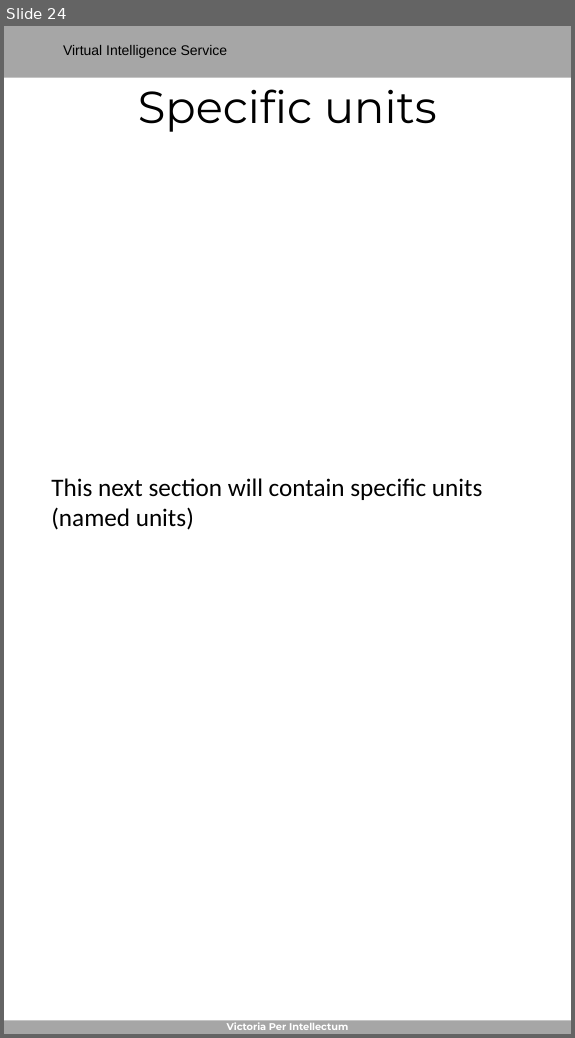
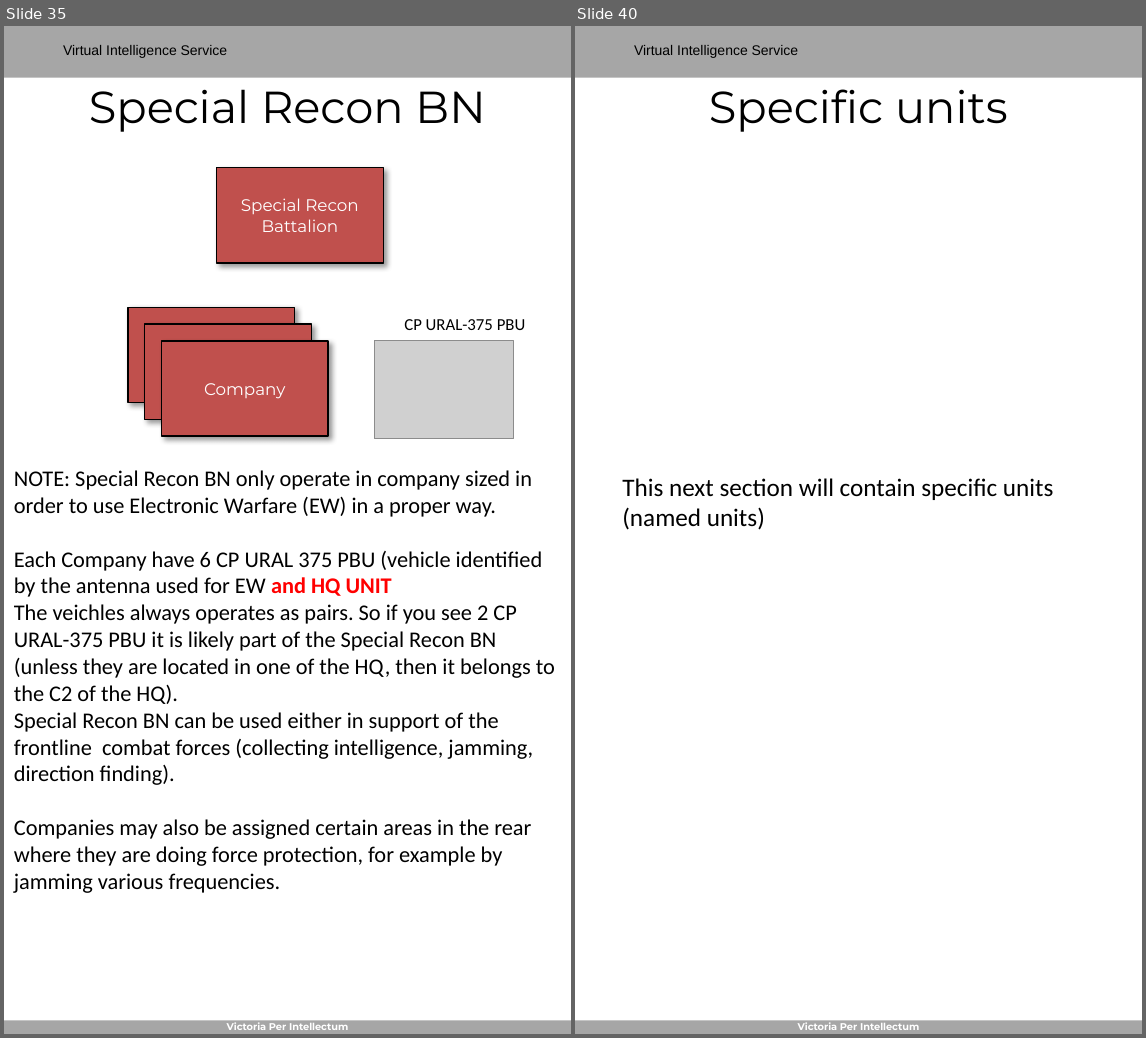
Before and after one commit to 132nd-vWing/ATRM_Brief, a slide deck: Files/VIS - Generic Order of Battle.pptx. Shown side by side, each under a label of ours: slide 24 before the commit, slides 35 and 40 after it; the slides between them are not shown. The pictures are 575x1038 and 1146x1038 pixels, drawn with LibreOffice and Linux fonts; fonts in the diff are those of the drawing; grey boxes stand for pictures; background and template pictures are left out. Boxes give left, top, right and bottom in pixels: in the first picture for what was removed or moved away, otherwise in the second. Text is boxed around its words. In the diff, an @@ line names an element or a change of style, - is before the commit and + after.

```diff
--- a/Files/VIS - Generic Order of Battle.pptx
+++ b/Files/VIS - Generic Order of Battle.pptx
@@ slide 35 added at bbox=[4, 26, 571, 1034], background #FFFFFF; not listed: 4 template elements that a slide beside it also shows @@
@@ title added at bbox=[89, 89, 485, 132], 32 pt, text #000000 @@
+Special Recon BN
@@ rectangle added at bbox=[217, 168, 383, 263], fill #C0504D, outline #000000 1 pt, 12 pt, text #FFFFFF @@
+Special Recon Battalion
@@ rectangle added at bbox=[128, 307, 295, 402], fill #C0504D, outline #000000 1 pt, 12 pt, text #FFFFFF @@
+Company
@@ rectangle added at bbox=[145, 325, 312, 419], fill #C0504D, outline #000000 1 pt, 12 pt, text #FFFFFF @@
+Company
@@ text added at bbox=[404, 319, 526, 330], 12 pt, text #000000 @@
+CP URAL-375 PBU
@@ rectangle added at bbox=[161, 341, 328, 436], fill #C0504D, outline #000000 1 pt, 12 pt, text #FFFFFF @@
+Company
@@ picture added at bbox=[374, 341, 515, 439] @@
@@ text added at bbox=[14, 470, 555, 893], 16 pt, text #000000 @@
+NOTE: Special Recon BN only operate in company sized in order to use Electronic Warfare (EW) in a proper way.
+Each Company have 6 CP URAL 375 PBU (vehicle identified by the antenna used for EW and HQ UNIT
+The veichles always operates as pairs. So if you see 2 CP URAL-375 PBU it is likely part of the Special Recon BN (unless they are located in one of the HQ, then it belongs to the C2 of the HQ).
+Special Recon BN can be used either in support of the frontline combat forces (collecting intelligence, jamming, direction finding).
+Companies may also be assigned certain areas in the rear where they are doing force protection, for example by jamming various frequencies.
@@ what was slide 24 is now slide 40 @@
```
Also in this commit, not shown: 12 slides changed, 17 other slides added, 1 other file.
